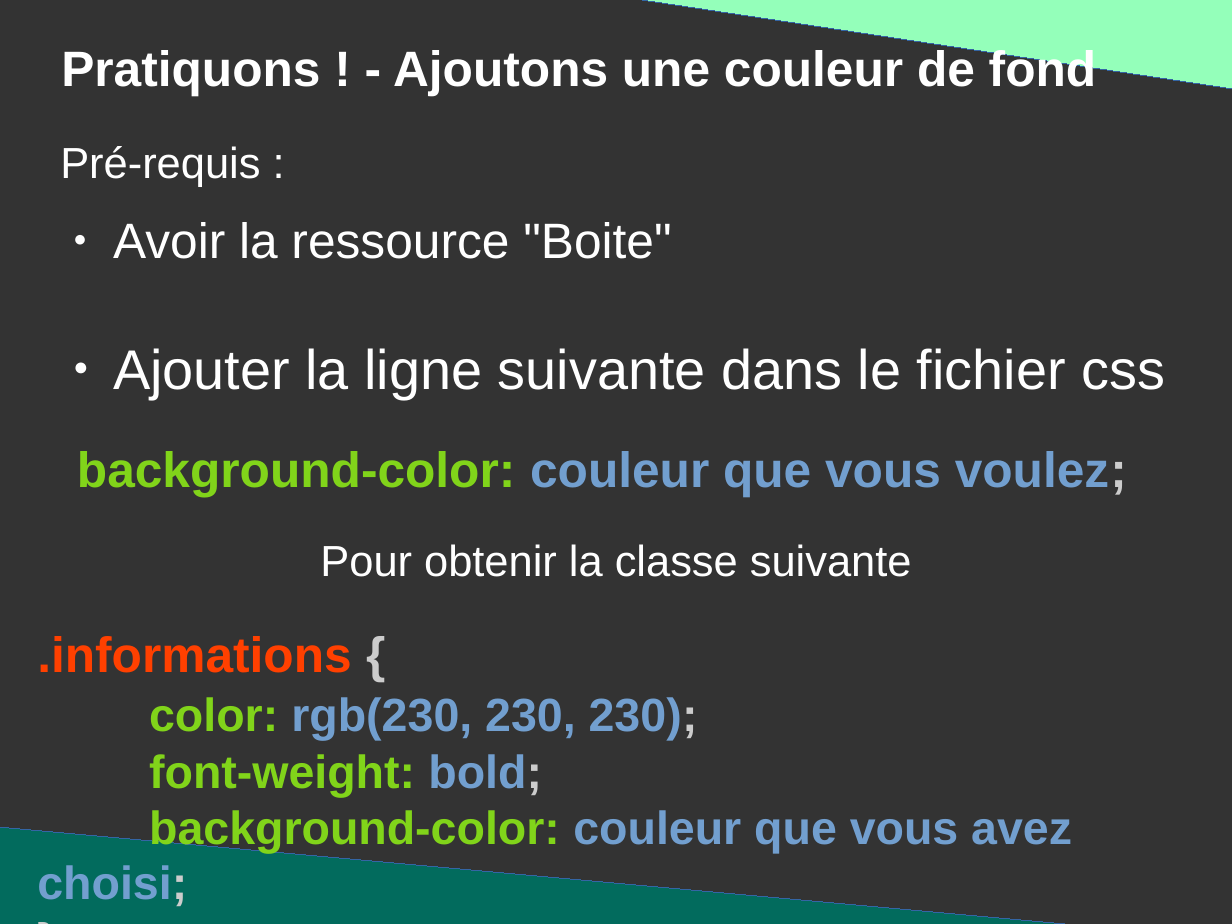
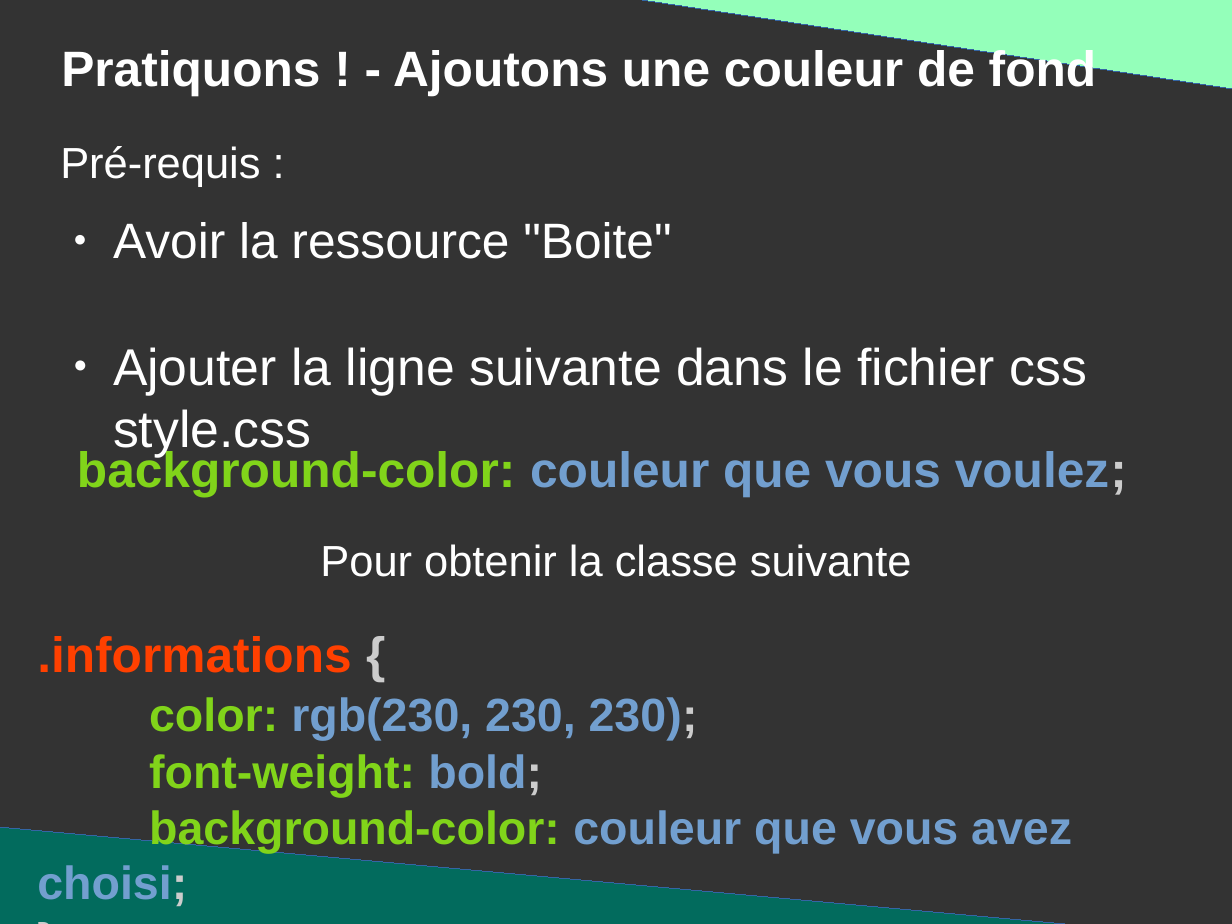
Before and after one commit to DanYellow/presentations, a slide deck: slide 15 of mmi/html/travaux-pratiques/numero-2/presentation.odp. Drawn at 1232x924 pixels with LibreOffice and Linux fonts; fonts in the diff are those of the drawing. Boxes give left, top, right and bottom in pixels: in the first picture for what was removed or moved away, otherwise in the second. Text is boxed around its words. In the diff, an @@ line names an element or a change of style, - is before the commit and + after.

```diff
--- a/mmi/html/travaux-pratiques/numero-2/presentation.odp
+++ b/mmi/html/travaux-pratiques/numero-2/presentation.odp
@@ text at [113, 347, 1087, 458]: text changed; size 36 to 33.3 pt @@
-● Ajouter la ligne suivante dans le fichier css
+● Ajouter la ligne suivante dans le fichier css style.css
```
Also in this commit, not shown: 7 other slides changed, 15 other files.
